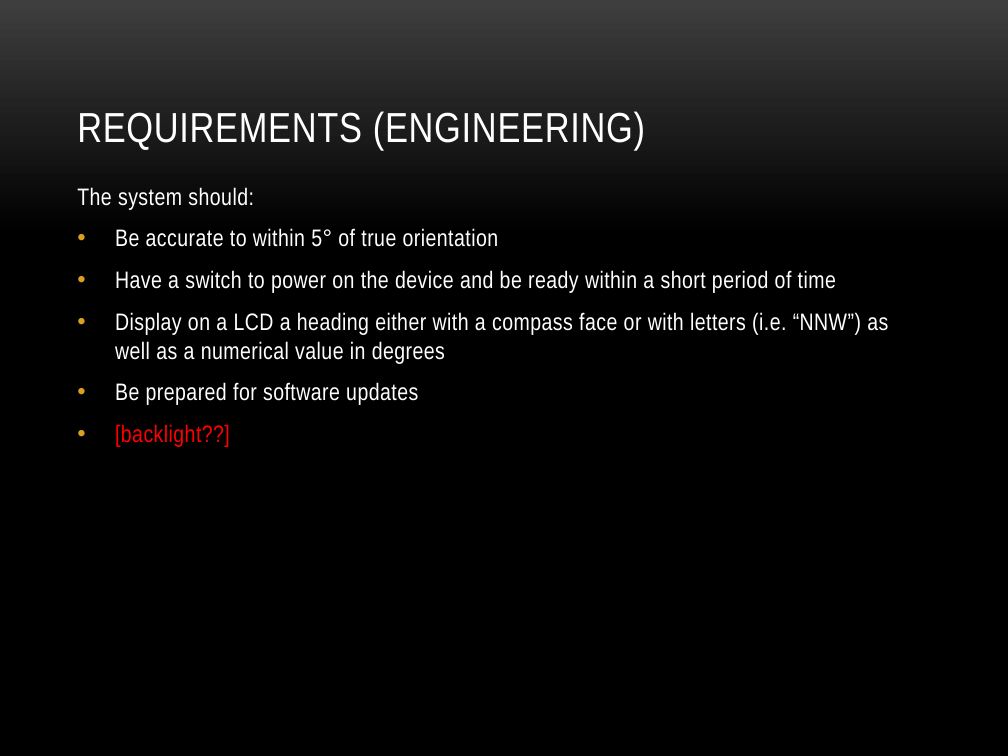
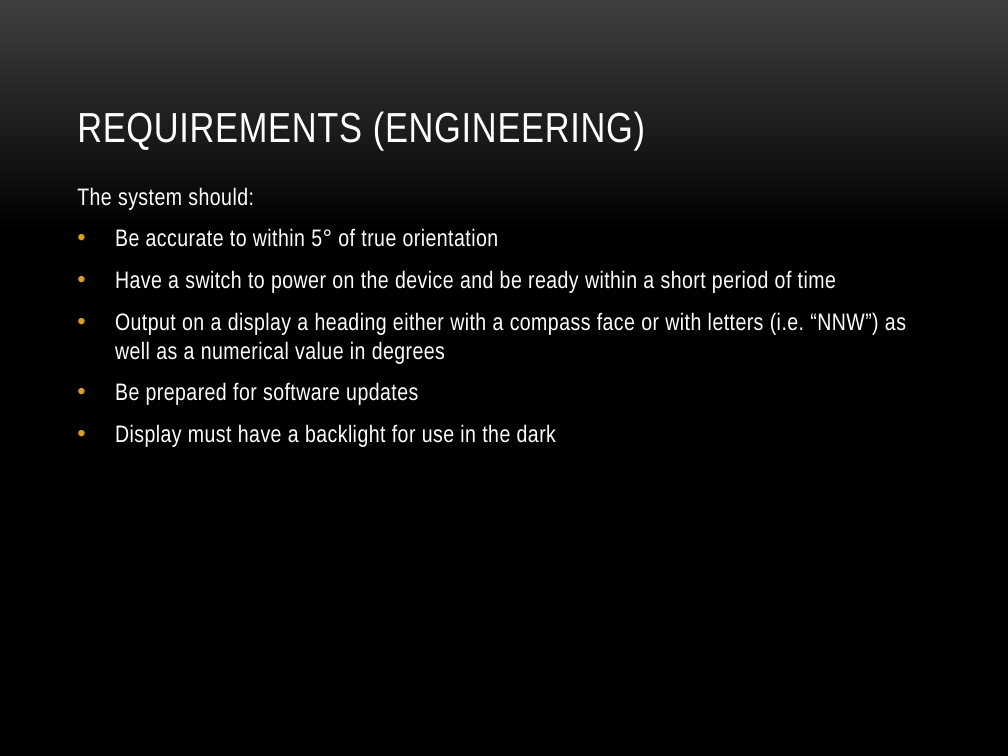
Before and after one commit to dosferatu/electronic-compass, a slide deck: slide 7 of Documentation/Project Documentation/Project Presentation.pptx. Drawn at 1008x756 pixels with LibreOffice and Linux fonts; fonts in the diff are those of the drawing; background and template pictures are left out. Boxes give left, top, right and bottom in pixels: in the first picture for what was removed or moved away, otherwise in the second. Text is boxed around its words. In the diff, an @@ line names an element or a change of style, - is before the commit and + after.

Commit message:
Added more to PPT

```diff
--- a/Documentation/Project Documentation/Project Presentation.pptx
+++ b/Documentation/Project Documentation/Project Presentation.pptx
@@ text at (x1=115, y1=312, x2=906, y2=364): text changed @@
-• Display on a LCD a heading either with a compass face or with letters (i.e. “NNW”) as well as a numerical value in degrees
+• Output on a display a heading either with a compass face or with letters (i.e. “NNW”) as well as a numerical value in degrees
@@ text at (x1=115, y1=424, x2=556, y2=447): text changed; text colour #FF0000 to #FFFFFF @@
-• [backlight??]
+• Display must have a backlight for use in the dark
```
Also in this commit, not shown: 1 other slide changed, 3 slides added, 2 slides removed, 1 other file.
